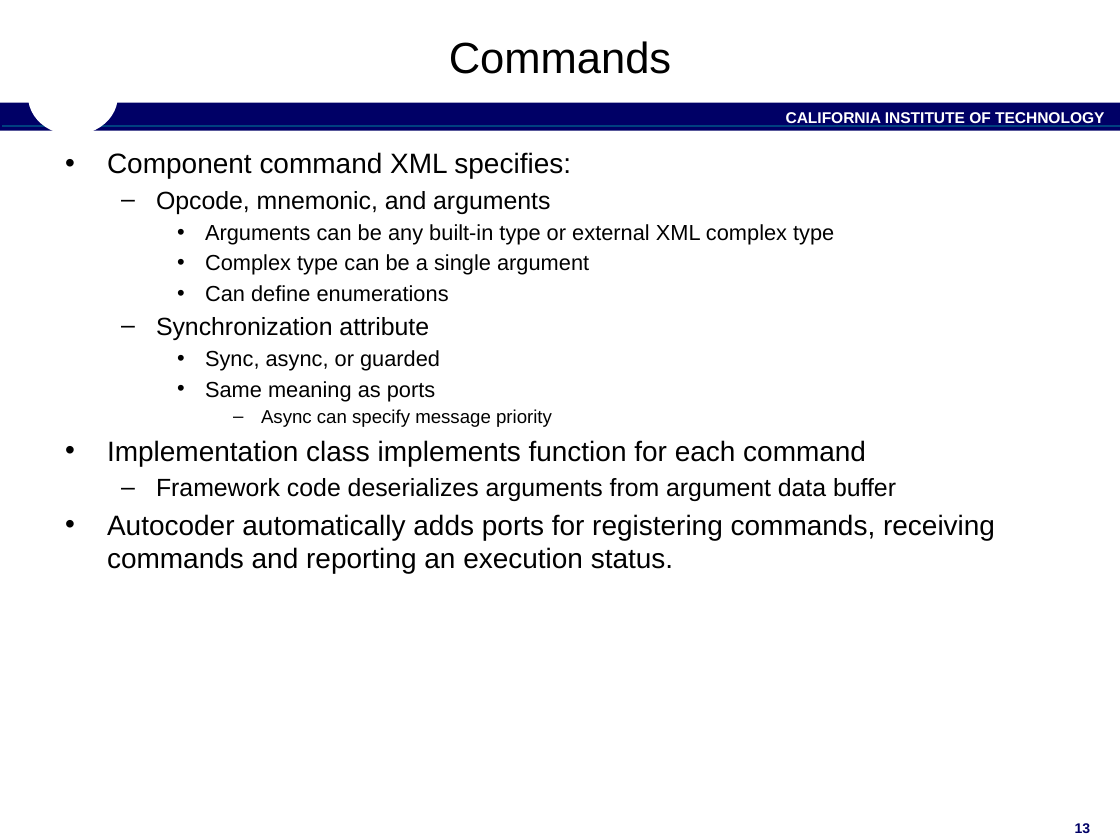
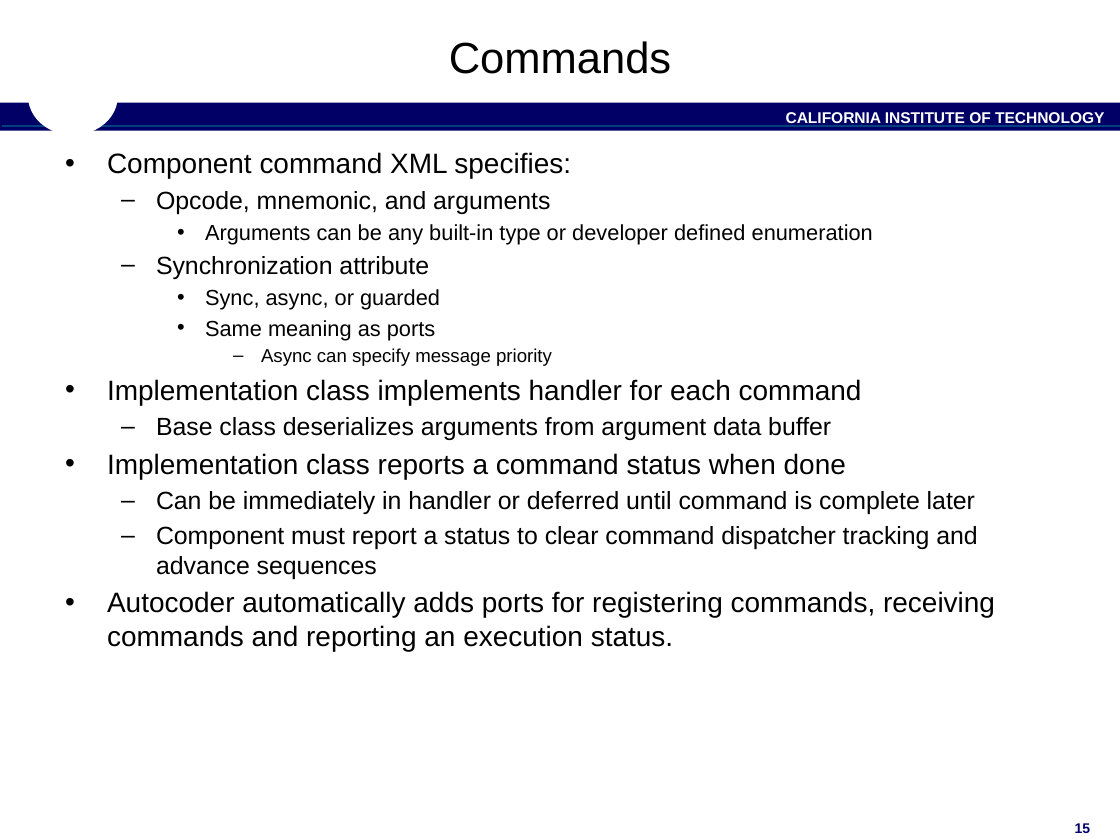
Before and after one commit to nasa/fprime, a slide deck: slide 15 of docs/Architecture/FPrimeSoftwareArchitecture.pptx (slide 13 before the commit). Drawn at 1120x840 pixels with LibreOffice and Linux fonts; fonts in the diff are those of the drawing; background and template pictures are left out. Boxes give left, top, right and bottom in pixels: in the first picture for what was removed or moved away, otherwise in the second. Text is boxed around its words. In the diff, an @@ line names an element or a change of style, - is before the commit and + after.

```diff
--- a/docs/Architecture/FPrimeSoftwareArchitecture.pptx
+++ b/docs/Architecture/FPrimeSoftwareArchitecture.pptx
@@ text at (x1=205, y1=224, x2=873, y2=244): text changed @@
-    • Arguments can be any built-in type or external XML complex type
-    • Complex type can be a single argument
-    • Can define enumerations
+    • Arguments can be any built-in type or developer defined enumeration
@@ text at (x1=107, y1=379, x2=977, y2=579): text changed @@
-• Implementation class implements function for each command
-  – Framework code deserializes arguments from argument data buffer
+• Implementation class implements handler for each command
+  – Base class deserializes arguments from argument data buffer
+• Implementation class reports a command status when done
+  – Can be immediately in handler or deferred until command is complete later
+  – Component must report a status to clear command dispatcher tracking and advance sequences
@@ page number at (x1=1075, y1=823, x2=1091, y2=833): text changed @@
-13
+15
```
Also in this commit, not shown: 20 other slides changed, 7 slides added.
